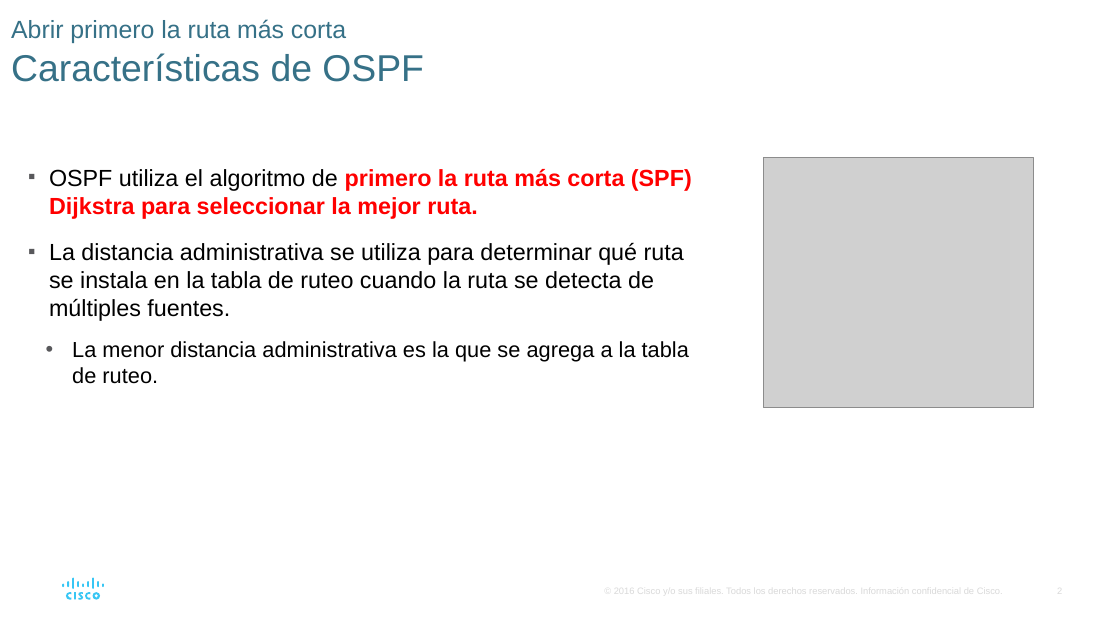
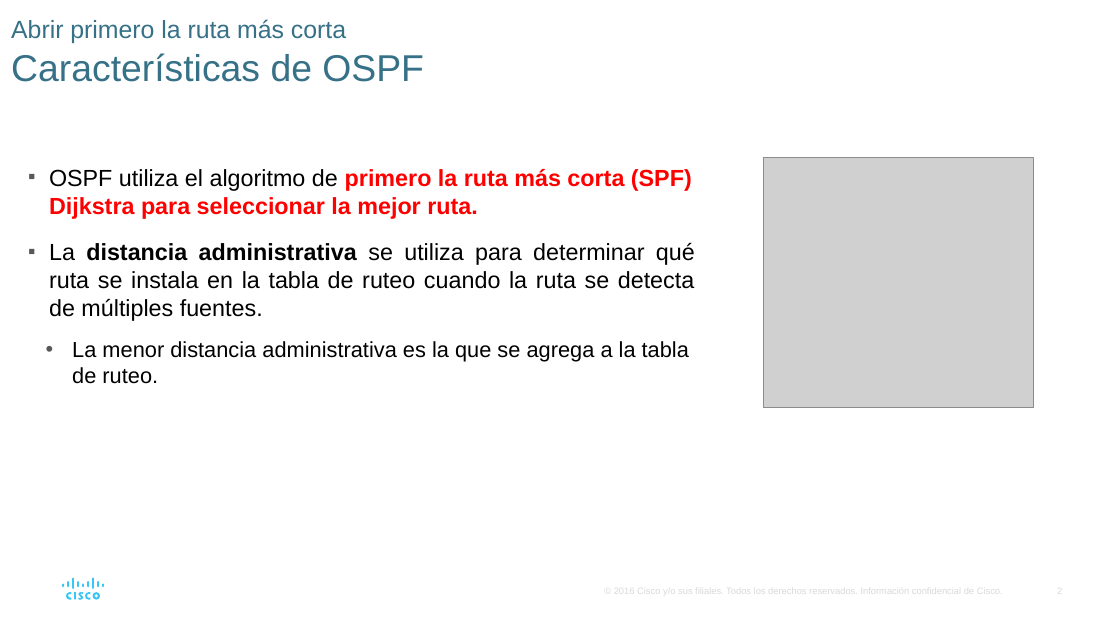
Before and after one commit to lizetheP/Seguridad, a slide deck: slide 2 of Calendario2024/Presentaciones/7_5_Ruteo_dinamico_OSPF.pptx. Drawn at 1120x630 pixels with LibreOffice and Linux fonts; fonts in the diff are those of the drawing; grey boxes stand for pictures. Boxes give left, top, right and bottom in pixels: in the first picture for what was removed or moved away, otherwise in the second. Text is boxed around its words. In the diff, an @@ line names an element or a change of style, - is before the commit and + after.

```diff
--- a/Calendario2024/Presentaciones/7_5_Ruteo_dinamico_OSPF.pptx
+++ b/Calendario2024/Presentaciones/7_5_Ruteo_dinamico_OSPF.pptx
@@ text at [49, 242, 695, 321]: bold on in "distancia administrativa"; alignment left to justified @@
```
Also in this commit, not shown: 3 other slides changed, 5 other files.
